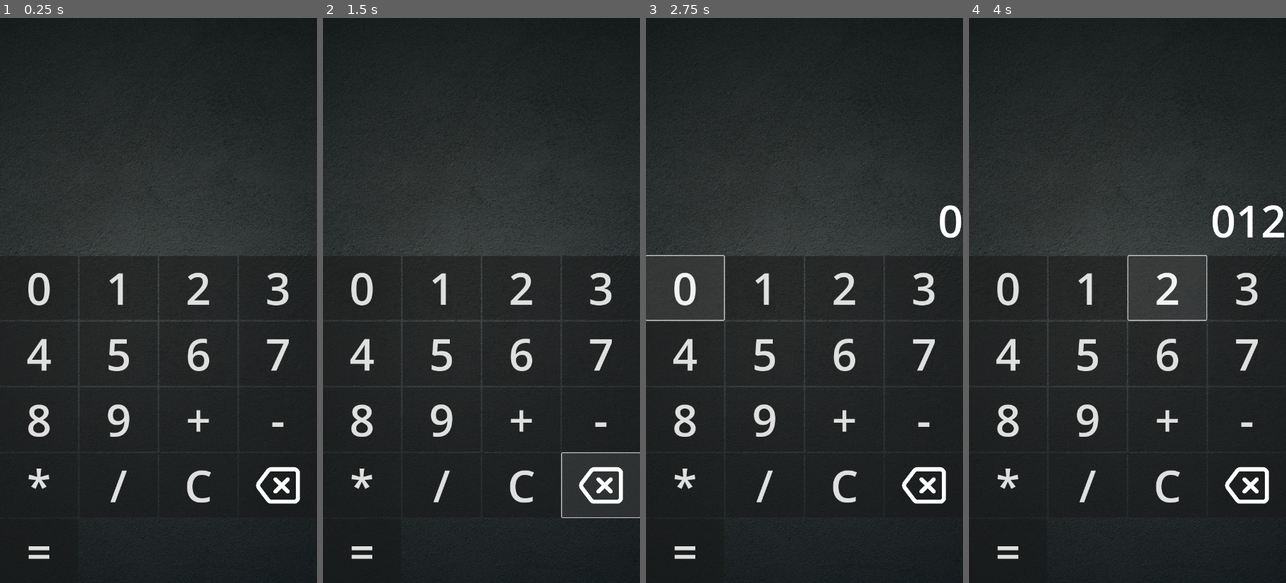
Above: before the commit, frames 1-4 (left to right).
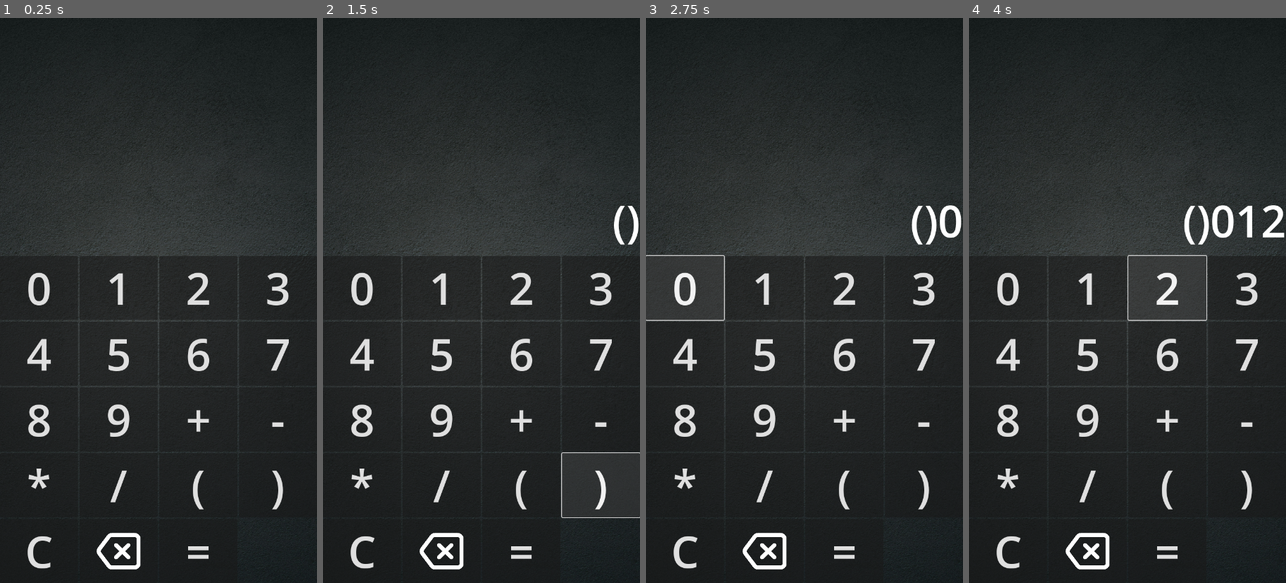
Above: after the commit, the same moments.

Repository: ppagdev/wrongculator-android
Game: Godot game, scene res://scenes/main.tscn
Two runs of this game, one before a commit and one after it. Both use one fixed random seed, a clock stepped at 60 frames per second and the inputs below.
Inputs (mouse positions are in pixels of both pictures, inside the frame that each line leads up to):
- Up to frame 1 (0.25 s): no input
- Up to frame 2 (1.5 s): click (522, 486) at 0.5 s, where only the run after the commit has a clickable "("; click (601, 486) at 1.25 s, where only the run after the commit has a clickable ")"
- Up to frame 3 (2.75 s): click "0" at 2 s
- Up to frame 4 (4 s): click "1" at 2.75 s; click "2" at 3.5 s

The runs differ from the first frame. In frame 1, 1.4% of the frame differs, in the area x 8-95%, y 79-98%; in frame 2, 1.6%; in frame 3, 1.7%; in frame 4, 1.8%, in the area x 8-95%, y 33-98%.

Commit message:
added parentheses buttons

Diff:
--- a/scenes/main.tscn
+++ b/scenes/main.tscn
@@ -133,6 +133,20 @@
 size_flags_vertical = 3
 theme_override_font_sizes/font_size = 100
 text = "/"
+
+[node name="ButtonLeftParentheses" type="Button" parent="VSplitContainer/GridContainer"]
+layout_mode = 2
+size_flags_horizontal = 3
+size_flags_vertical = 3
+theme_override_font_sizes/font_size = 100
+text = "("
+
+[node name="ButtonRightParentheses" type="Button" parent="VSplitContainer/GridContainer"]
+layout_mode = 2
+size_flags_horizontal = 3
+size_flags_vertical = 3
+theme_override_font_sizes/font_size = 100
+text = ")"
 
 [node name="ButtonClr" type="Button" parent="VSplitContainer/GridContainer"]
 layout_mode = 2
@@ -182,6 +196,8 @@
 [connection signal="pressed" from="VSplitContainer/GridContainer/ButtonSubtract" to="." method="_on_button_pressed" binds= ["-"]]
 [connection signal="pressed" from="VSplitContainer/GridContainer/ButtonMultiply" to="." method="_on_button_pressed" binds= ["*"]]
 [connection signal="pressed" from="VSplitContainer/GridContainer/ButtonDivide" to="." method="_on_button_pressed" binds= ["/"]]
+[connection signal="pressed" from="VSplitContainer/GridContainer/ButtonLeftParentheses" to="." method="_on_button_pressed" binds= ["("]]
+[connection signal="pressed" from="VSplitContainer/GridContainer/ButtonRightParentheses" to="." method="_on_button_pressed" binds= [")"]]
 [connection signal="pressed" from="VSplitContainer/GridContainer/ButtonClr" to="." method="_on_button_clr_pressed"]
 [connection signal="pressed" from="VSplitContainer/GridContainer/ButtonBackspace" to="." method="_on_button_backspace_pressed"]
 [connection signal="pressed" from="VSplitContainer/GridContainer/ButtonEquals" to="." method="_on_button_equals_pressed"]
